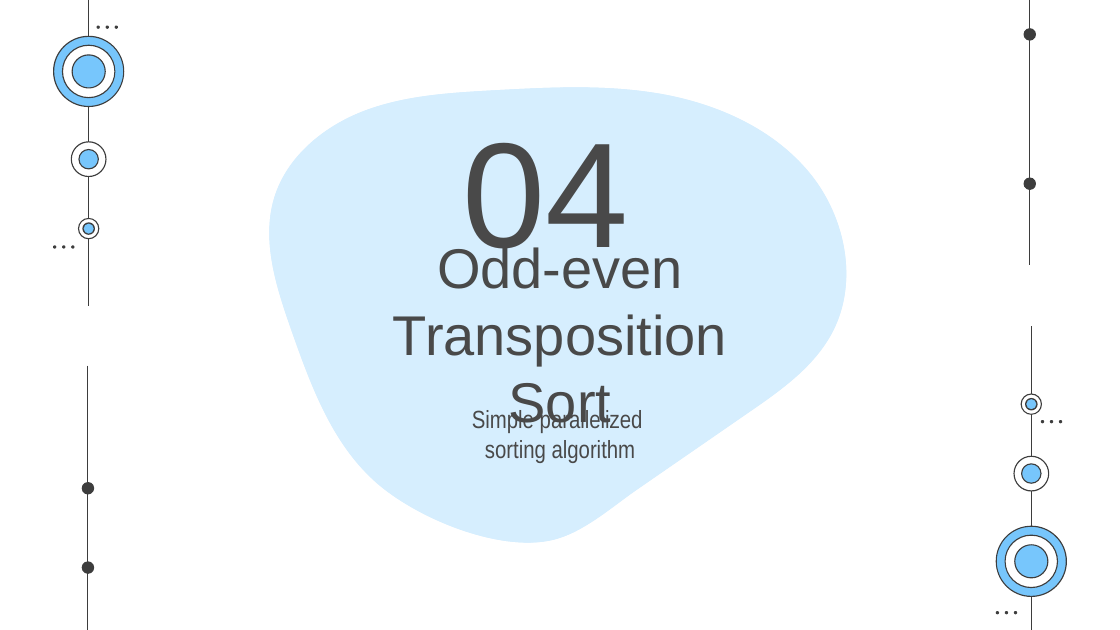
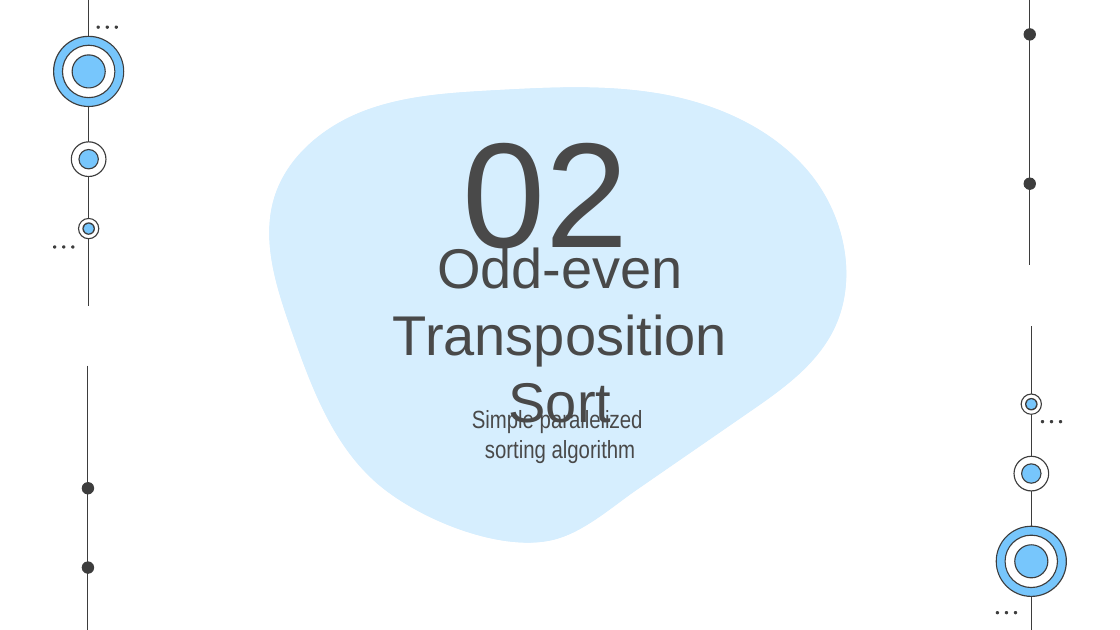
Before and after one commit to pnmq1103/cs163-seminar, a slide deck: slide 37 of presentation.pptx (slide 96 before the commit). Drawn at 1120x630 pixels with LibreOffice and Linux fonts; fonts in the diff are those of the drawing. Boxes give left, top, right and bottom in pixels: in the first picture for what was removed or moved away, otherwise in the second. Text is boxed around its words. In the diff, an @@ line names an element or a change of style, - is before the commit and + after.

```diff
--- a/presentation.pptx
+++ b/presentation.pptx
@@ title at box(463, 142, 629, 274): text changed @@
-04
+02
```
Also in this commit, not shown: 5 other slides changed, 2 slides added.
